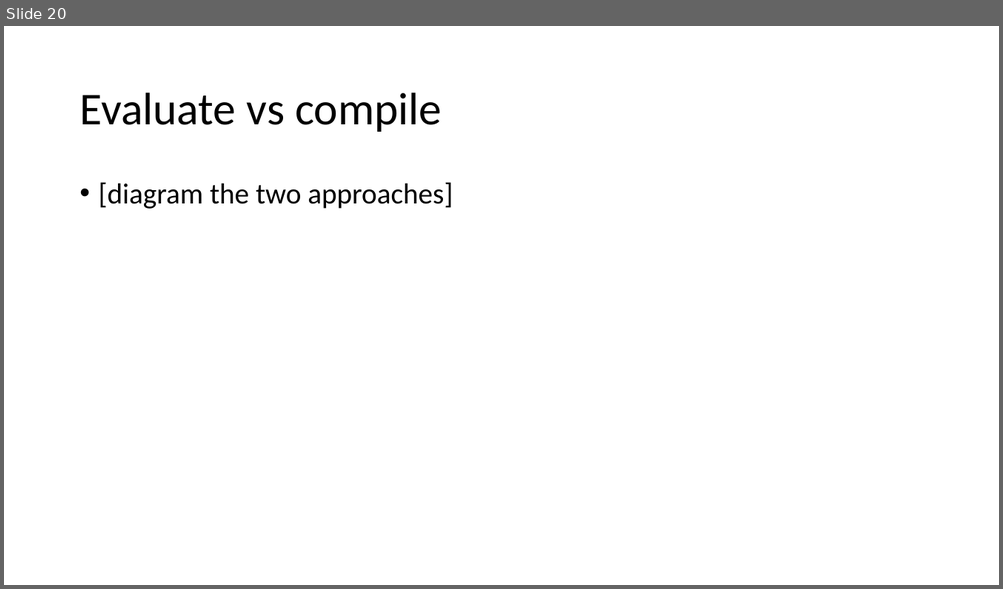
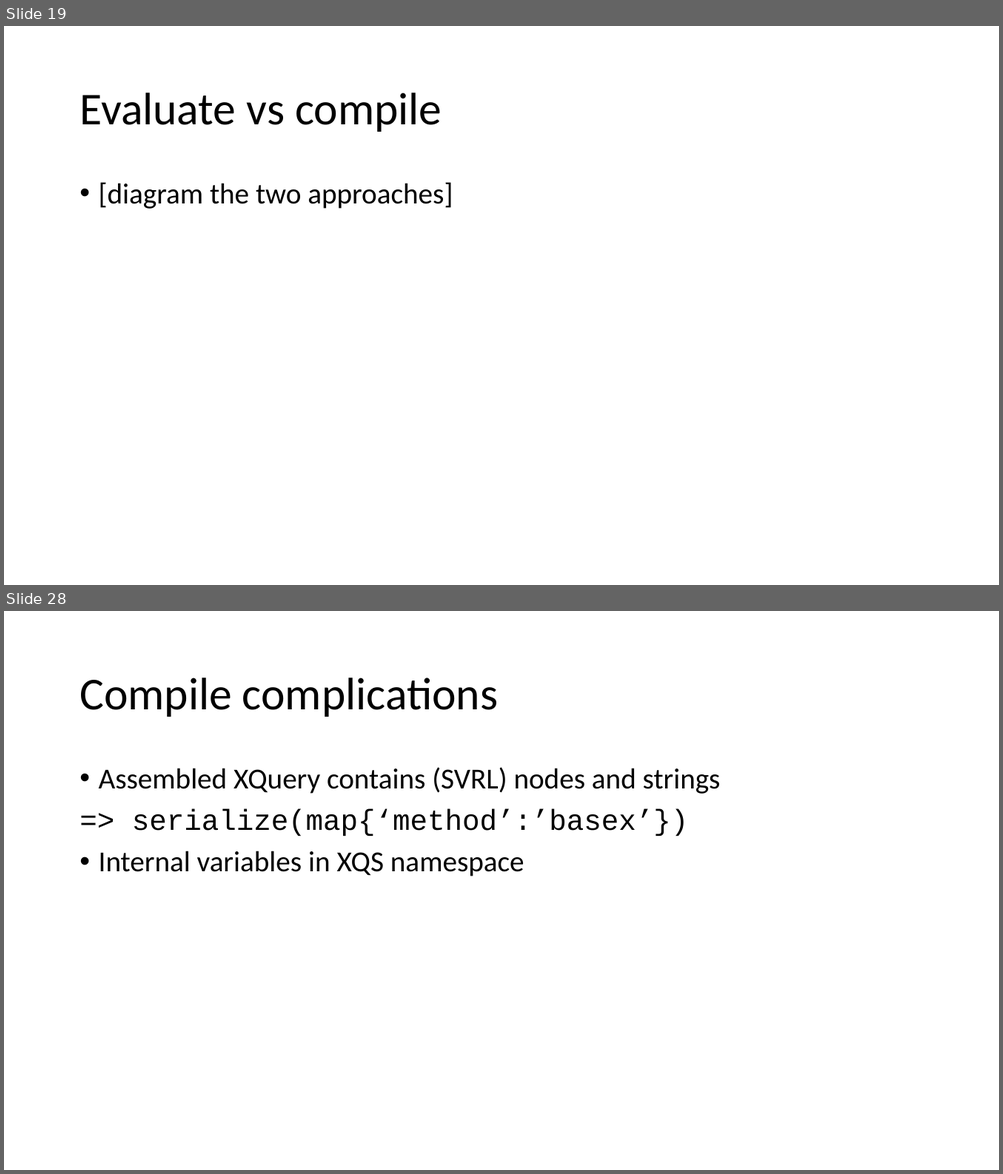
Before and after one commit to AndrewSales/XQS, a slide deck: Markup UK 2023 slides.pptx. Shown one above the other, each under a label of ours: slide 20 before the commit, slides 19 and 28 after it; the slides between them are not shown. The pictures are 1003x589 and 1003x1174 pixels, drawn with LibreOffice and Linux fonts; fonts in the diff are those of the drawing. Boxes give left, top, right and bottom in pixels: in the first picture for what was removed or moved away, otherwise in the second. Text is boxed around its words. In the diff, an @@ line names an element or a change of style, - is before the commit and + after.

```diff
--- a/Markup UK 2023 slides.pptx
+++ b/Markup UK 2023 slides.pptx
@@ slide 28 added at [4, 611, 999, 1170], background #FFFFFF @@
@@ title added at [79, 678, 498, 717], 44 pt, text #000000 @@
+Compile complications
@@ text added at [99, 767, 720, 877], 28 pt, text #000000 @@
+• Assembled XQuery contains (SVRL) nodes and strings
+=> serialize(map{‘method’:’basex’})
+• Internal variables in XQS namespace
@@ what was slide 20 is now slide 19 @@
```
Also in this commit, not shown: 5 slides changed, 12 other slides added, 1 slide removed.
